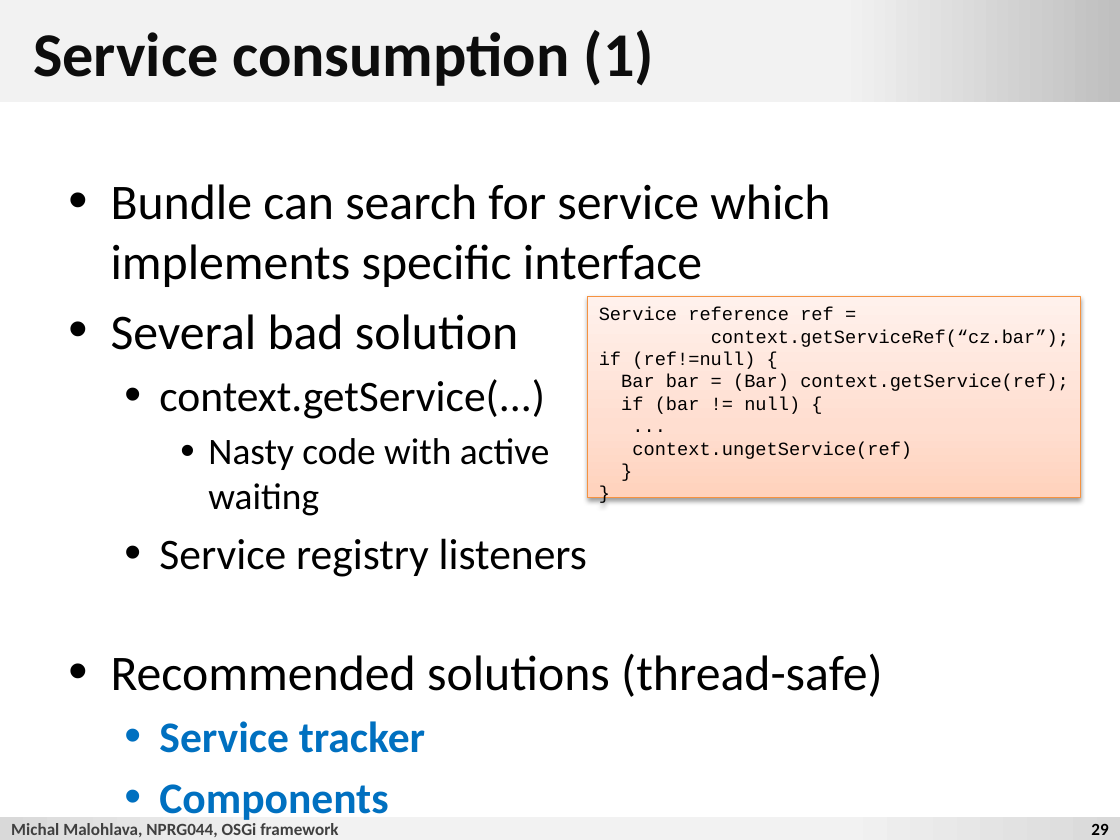
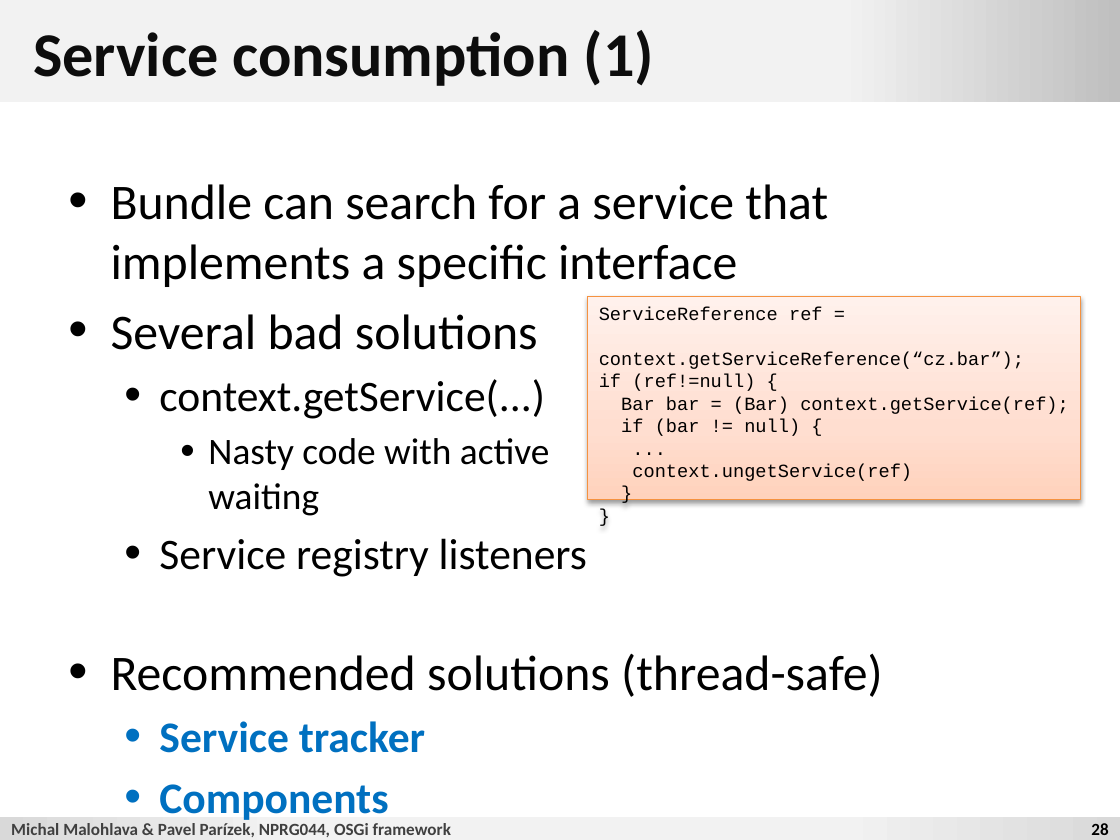
Before and after one commit to d3slect/nprg044-eclipse-platform, a slide deck: slide 28 of slides/2012-13/01-osgi/01-osgi.pptx (slide 29 before the commit). Drawn at 1120x840 pixels with LibreOffice and Linux fonts; fonts in the diff are those of the drawing; background and template pictures are left out. Boxes give left, top, right and bottom in pixels: in the first picture for what was removed or moved away, otherwise in the second. Text is boxed around its words. In the diff, an @@ line names an element or a change of style, - is before the commit and + after.

Commit message:
osgi

```diff
--- a/slides/2012-13/01-osgi/01-osgi.pptx
+++ b/slides/2012-13/01-osgi/01-osgi.pptx
@@ text at (111,184,828,350): text changed @@
-• Bundle can search for service which implements specific interface
-• Several bad solution
+• Bundle can search for a service that implements a specific interface
+• Several bad solutions
@@ rectangle "ServiceReference ref =": place and size @@
-rectangle "ServiceReference ref =" at (588,297,1081,497)
+rectangle "ServiceReference ref =" at (588,297,1081,501)
@@ text in rectangle at (599,307,1024,369): text changed @@
-Service reference ref =
-context.getServiceRef(“cz.bar”);
+ServiceReference ref =
+context.getServiceReference(“cz.bar”);
@@ text at (11,823,451,837): text changed @@
-Michal Malohlava, NPRG044, OSGi framework
+Michal Malohlava & Pavel Parízek, NPRG044, OSGi framework
@@ page number at (1091,823,1108,835): text changed @@
-29
+28
```
Also in this commit, not shown: 41 other slides changed, 2 slides removed, 58 other files.
